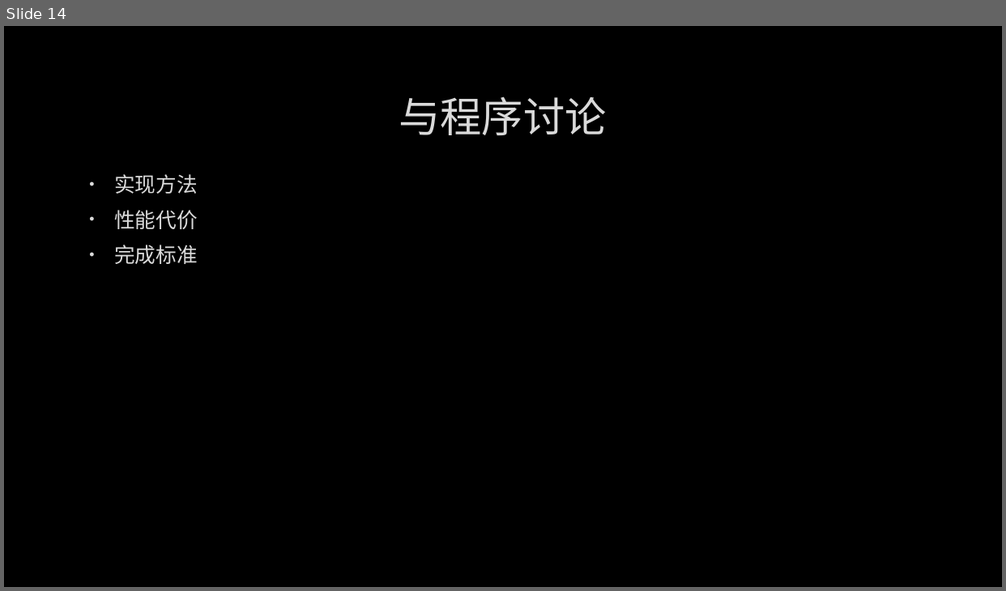
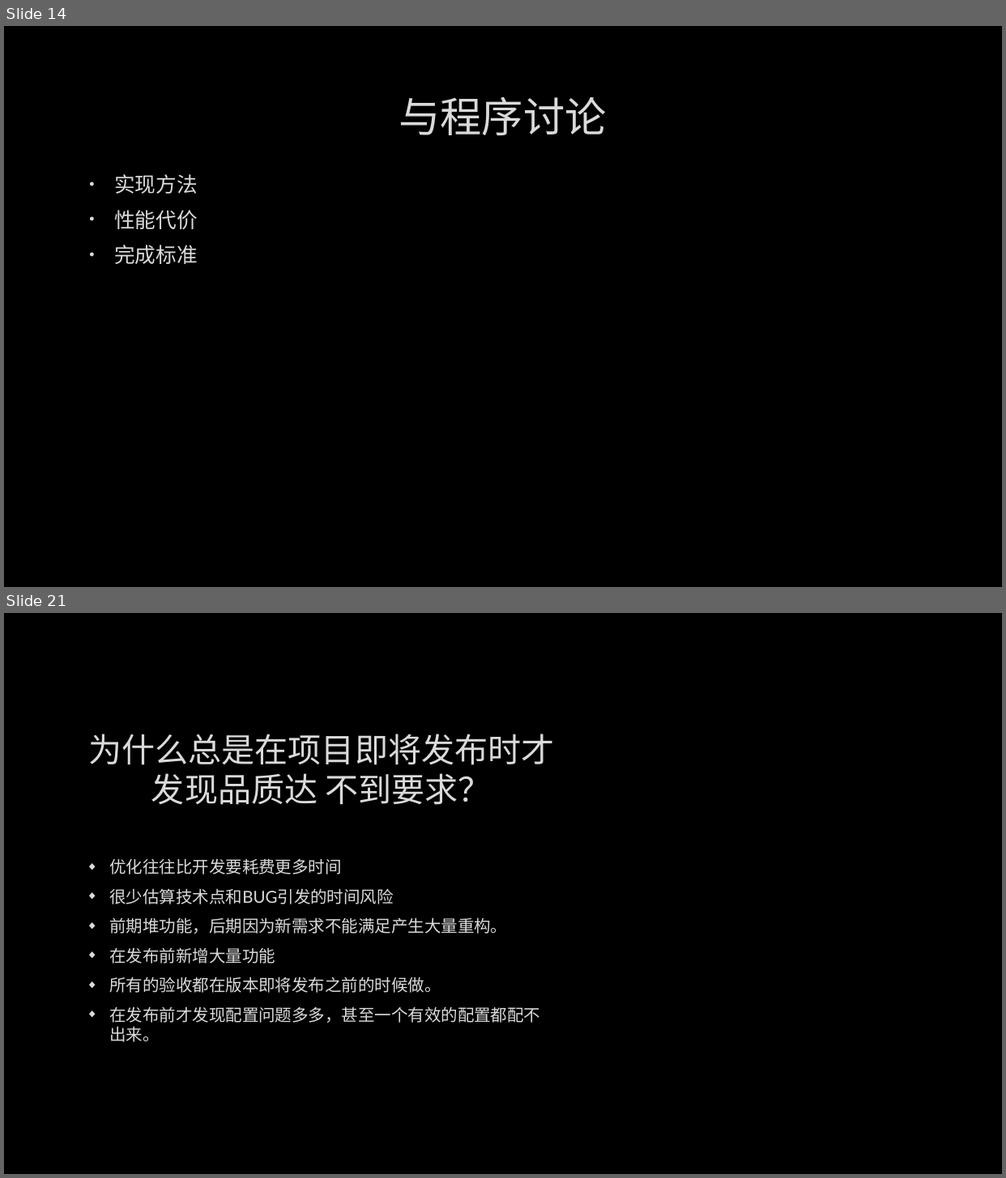
Before and after one commit to albertclass/Lessons, a slide deck: communication/策划与程序沟通技巧.pptx. Shown one above the other, each under a label of ours: slide 14 before the commit, slides 14 and 21 after it; the slides between them are not shown. The pictures are 1006x591 and 1006x1178 pixels, drawn with LibreOffice and Linux fonts; fonts in the diff are those of the drawing; background and template pictures are left out. Boxes give left, top, right and bottom in pixels: in the first picture for what was removed or moved away, otherwise in the second. Text is boxed around its words. In the diff, an @@ line names an element or a change of style, - is before the commit and + after.

```diff
--- a/communication/策划与程序沟通技巧.pptx
+++ b/communication/策划与程序沟通技巧.pptx
@@ slide 21 added at (4,613,1002,1174), background picture (left out) @@
@@ title added at (88,734,554,805), 32 pt, text #DADADA @@
+为什么总是在项目即将发布时才发现品质达 不到要求？
@@ text added at (109,858,540,1042), 16 pt, text #DADADA @@
+◆ 优化往往比开发要耗费更多时间
+◆ 很少估算技术点和BUG引发的时间风险
+◆ 前期堆功能，后期因为新需求不能满足产生大量重构。
+◆ 在发布前新增大量功能
+◆ 所有的验收都在版本即将发布之前的时候做。
+◆ 在发布前才发现配置问题多多，甚至一个有效的配置都配不出来。
```
Also in this commit, not shown: 2 slides changed, 5 other slides added, 3 slides removed.
